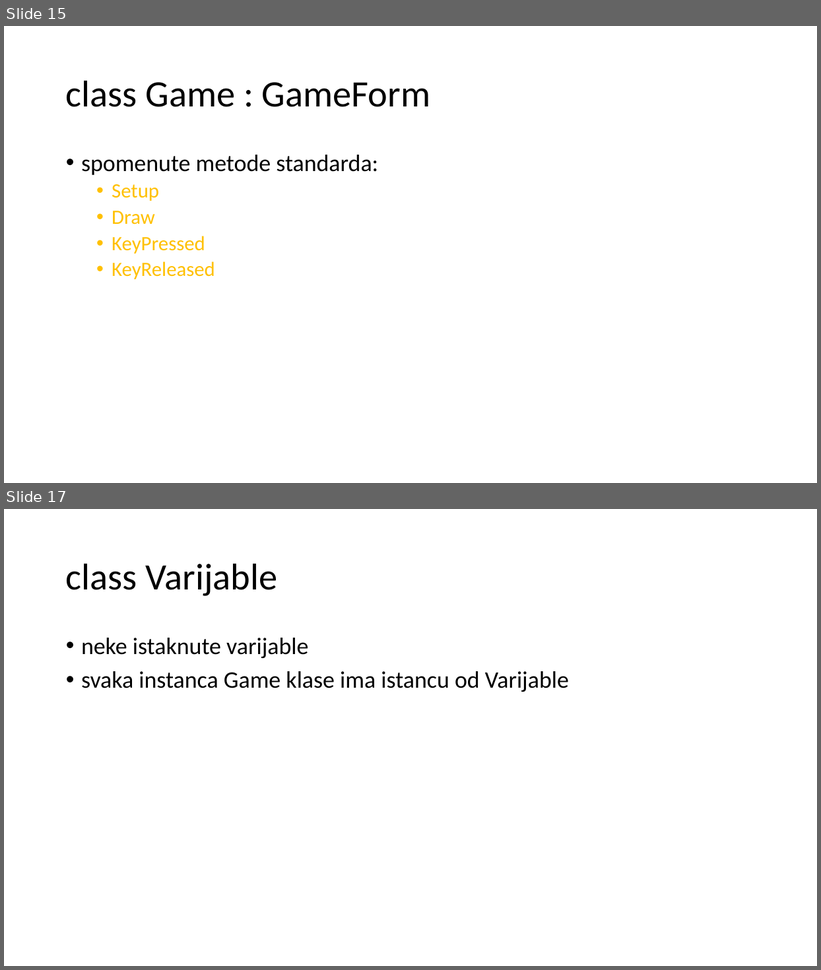
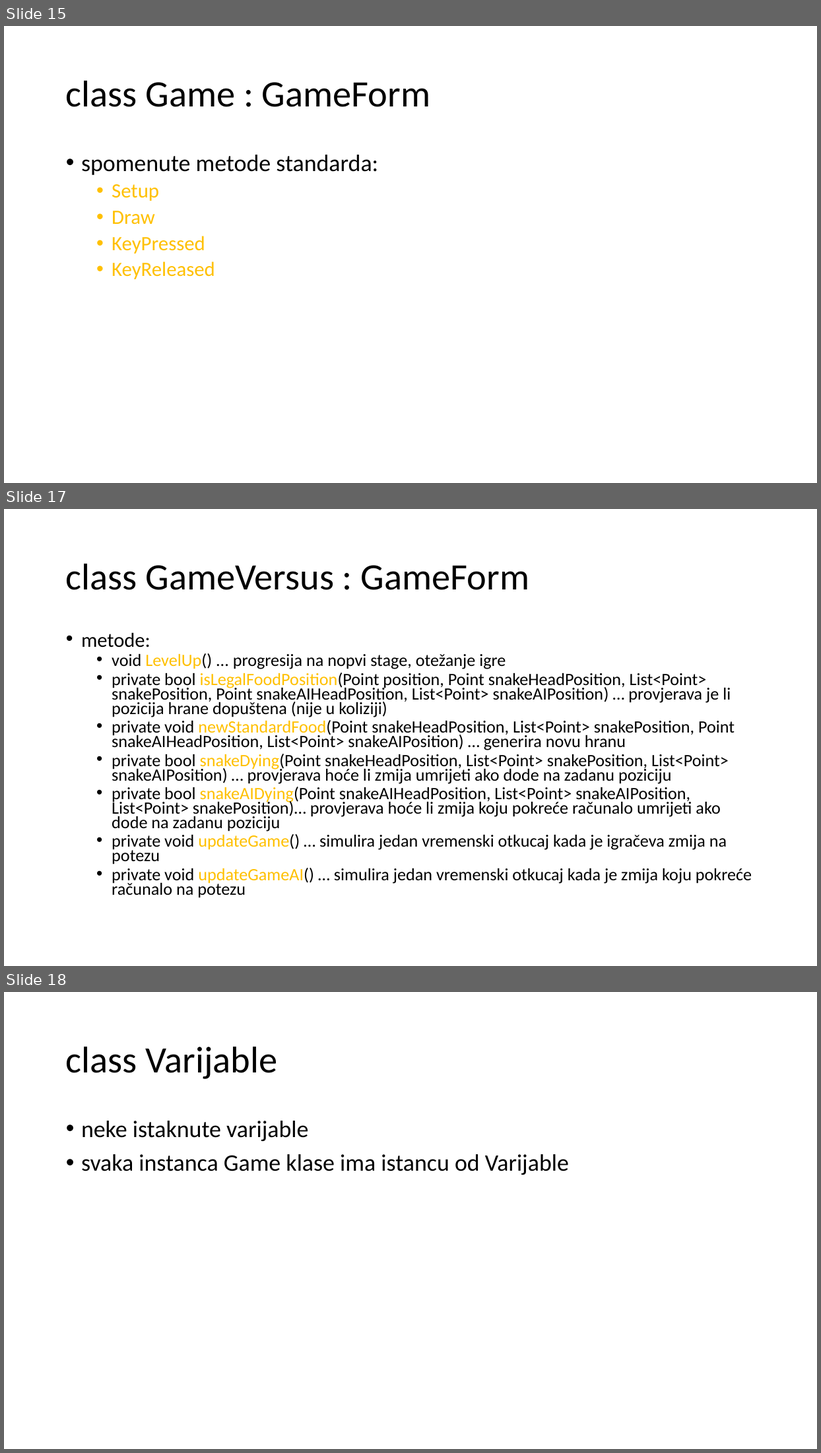
Before and after one commit to mihapetr/Zmija, a slide deck: docs/Zmijica.pptx. Shown one above the other, each under a label of ours: slides 15 and 17 before the commit, slides 15, 17 and 18 after it; the slides between them are not shown. The pictures are 821x970 and 821x1453 pixels, drawn with LibreOffice and Linux fonts; fonts in the diff are those of the drawing. Boxes give left, top, right and bottom in pixels: in the first picture for what was removed or moved away, otherwise in the second. Text is boxed around its words. In the diff, an @@ line names an element or a change of style, - is before the commit and + after.

```diff
--- a/docs/Zmijica.pptx
+++ b/docs/Zmijica.pptx
@@ slide 17 added at box(4, 509, 817, 966), background #FFFFFF @@
@@ title added at box(66, 563, 529, 590), 44 pt, text #000000 @@
+class GameVersus : GameForm
@@ text added at box(81, 632, 752, 898), 20.4 pt, text #000000 @@
+• metode:
+  • void LevelUp() ... progresija na nopvi stage, otežanje igre
+  • private bool isLegalFoodPosition(Point position, Point snakeHeadPosition, List<Point> snakePosition, Point snakeAIHeadPosition, List<Point> snakeAIPosition) … provjerava je li pozicija hrane dopuštena (nije u koliziji)
+  • private void newStandardFood(Point snakeHeadPosition, List<Point> snakePosition, Point snakeAIHeadPosition, List<Point> snakeAIPosition) … generira novu hranu
+  • private bool snakeDying(Point snakeHeadPosition, List<Point> snakePosition, List<Point> snakeAIPosition) … provjerava hoće li zmija umrijeti ako dode na zadanu poziciju
+  • private bool snakeAIDying(Point snakeAIHeadPosition, List<Point> snakeAIPosition, List<Point> snakePosition)… provjerava hoće li zmija koju pokreće računalo umrijeti ako dode na zadanu poziciju
+  • private void updateGame() … simulira jedan vremenski otkucaj kada je igračeva zmija na potezu
+  • private void updateGameAI() … simulira jedan vremenski otkucaj kada je zmija koju pokreće računalo na potezu
@@ what was slide 17 is now slide 18 @@
```
Also in this commit, not shown: 5 slides changed, 2 other slides added, 1 slide removed, 1 other file.
